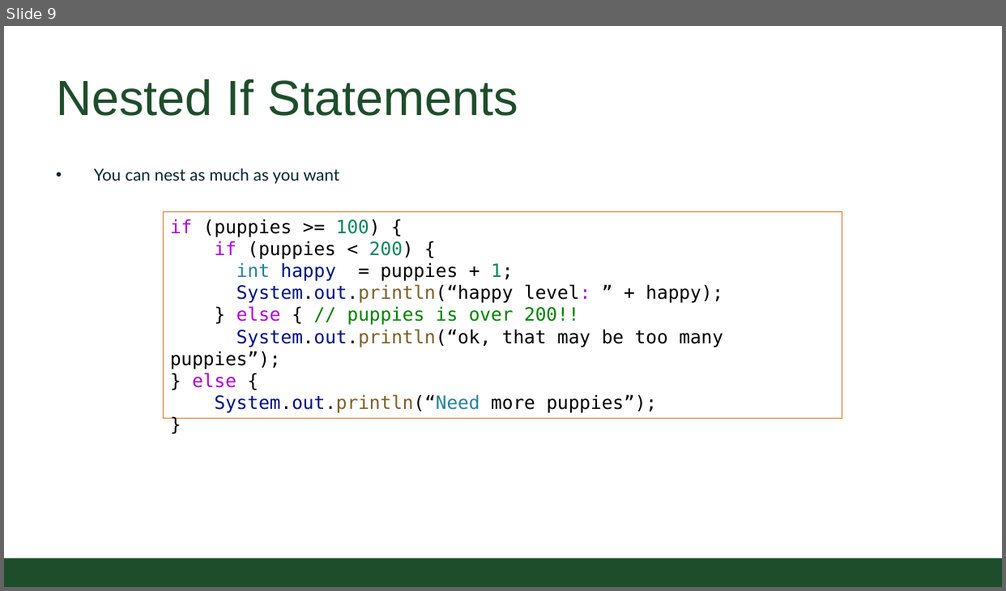
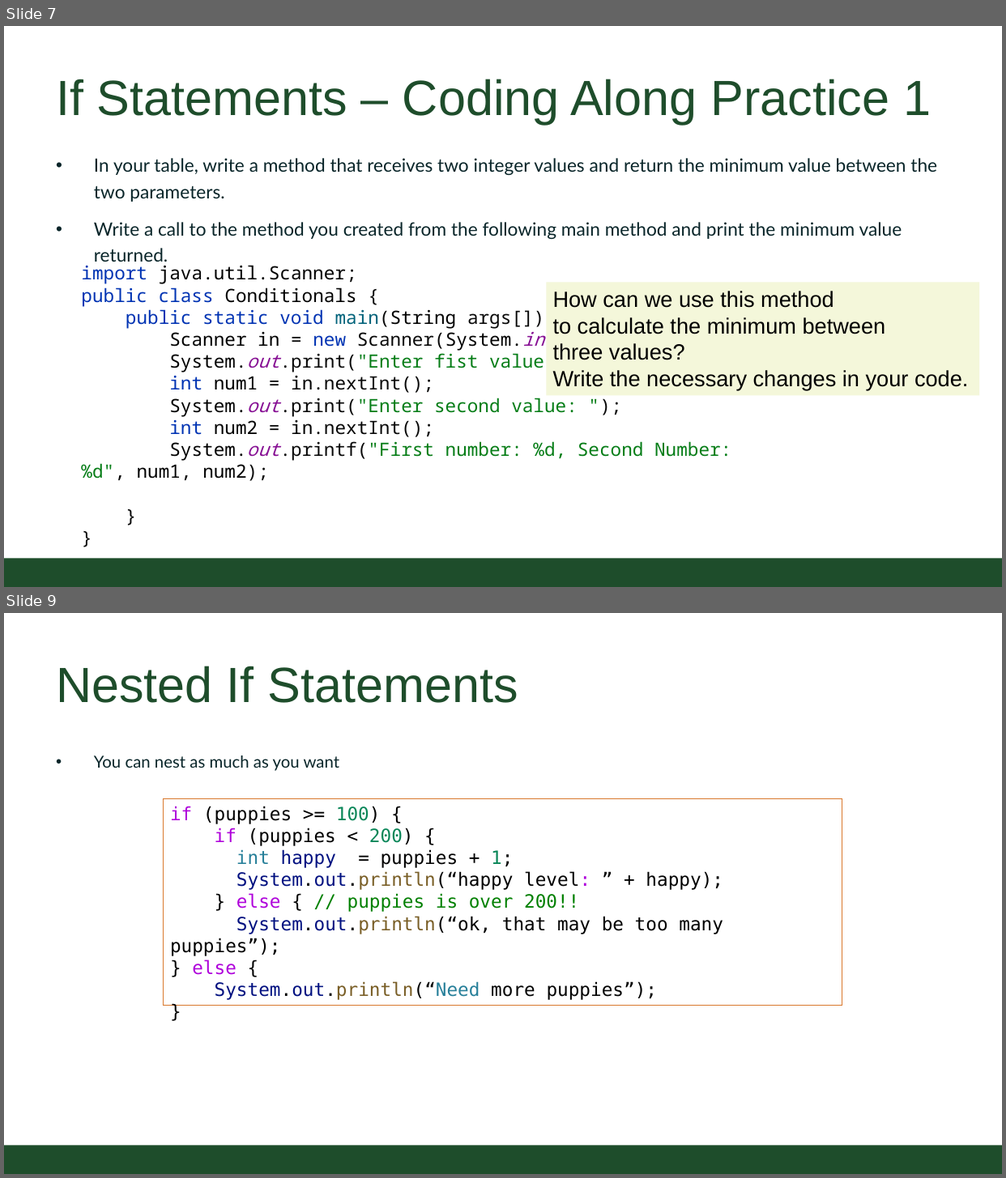
Before and after one commit to CSU-CompSci-CS163-4/Handouts, a slide deck: slides/On-Campus/03_01_Branching.pptx. Shown one above the other, each under a label of ours: slide 9 before the commit, slides 7 and 9 after it; the slides between them are not shown. The pictures are 1006x591 and 1006x1178 pixels, drawn with LibreOffice and Linux fonts; fonts in the diff are those of the drawing; background and template pictures are left out. Boxes give left, top, right and bottom in pixels: in the first picture for what was removed or moved away, otherwise in the second. Text is boxed around its words. In the diff, an @@ line names an element or a change of style, - is before the commit and + after.

```diff
--- a/slides/On-Campus/03_01_Branching.pptx
+++ b/slides/On-Campus/03_01_Branching.pptx
@@ slide 7 added at (4, 26, 1002, 587), background #FFFFFF; not listed: 1 template element that a slide beside it also shows @@
@@ title added at (56, 79, 931, 124), 54 pt, text #1E4D2B @@
+If Statements – Coding Along Practice 1
@@ text added at (94, 158, 937, 267), 20 pt, text #092529 @@
+• In your table, write a method that receives two integer values and return the minimum value between the two parameters.
+• Write a call to the method you created from the following main method and print the minimum value returned.
@@ text added at (81, 265, 731, 481), 20 pt, text #000000 @@
+import java.util.Scanner;
+public class Conditionals {
+public static void main(String args[]){
+Scanner in = new Scanner(System.in);
+System.out.print("Enter fist value: ");
+int num1 = in.nextInt();
+System.out.print("Enter second value: ");
+int num2 = in.nextInt();
+System.out.printf("First number: %d, Second Number: %d", num1, num2);
+}
+}
@@ rectangle added at (546, 282, 979, 396), fill #F4F7DA, 24 pt, text #000000 @@
+How can we use this method
+to calculate the minimum between
+three values?
+Write the necessary changes in your code.
```
Also in this commit, not shown: 2 slides changed, 2 other slides added, 1 slide removed.
